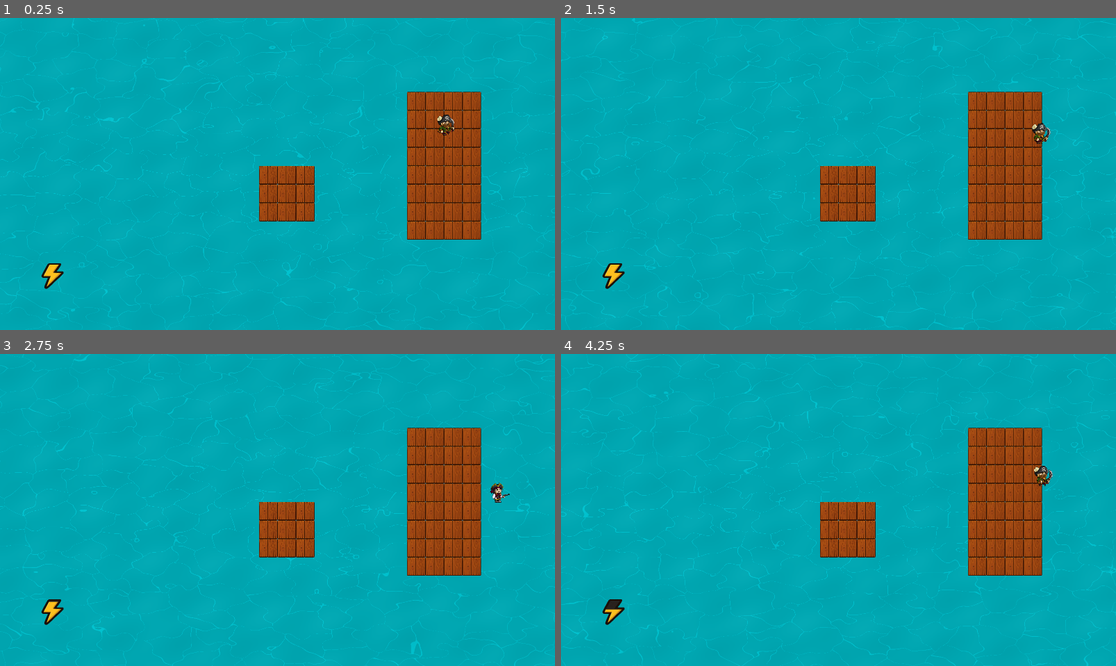
Above: before the commit, frames 1-4 (two rows, left to right).
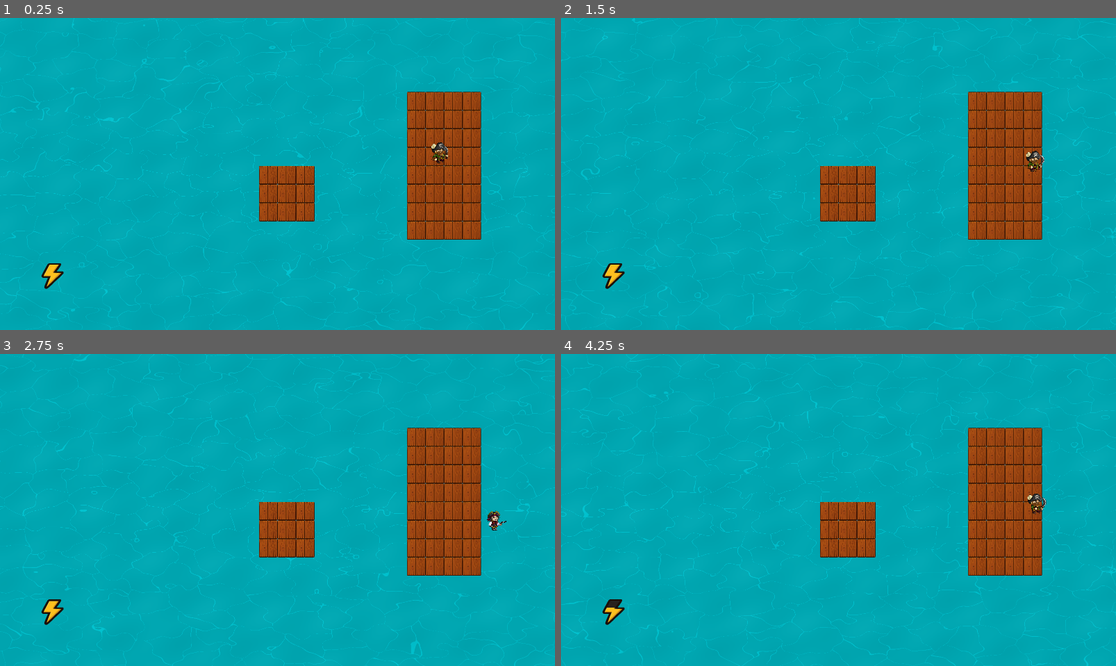
Above: after the commit, the same moments.

Repository: Maniutus/Balsa
Game: Godot game, scene res://Escenas/Main.tscn
Two runs of this game, one before a commit and one after it. Both use one fixed random seed, a clock stepped at 60 frames per second and the inputs below.
Inputs:
- Up to frame 1 (0.25 s): no input
- Up to frame 2 (1.5 s): hold Right (ui_right) 0.53-1.28 s; hold Down (ui_down) from 1.28 s (still down)
- Up to frame 3 (2.75 s): release Down (ui_down) at 2.03 s; hold Right (ui_right) from 2.03 s (still down)
- Up to frame 4 (4.25 s): release Right (ui_right) at 2.78 s; hold Up (ui_up) 2.78-3.53 s; hold Left (ui_left) from 3.53 s (still down)

The runs differ from the first frame. In frame 1, 0.3% of the frame differs, in the area x 77-82%, y 30-47%; in frame 2, 0.3%; in frame 3, 0.2%; in frame 4, 0.3%, in the area x 8-89%, y 35-82%.

Commit message:
disco calendario

Diff:
--- a/Escenas/Main.tscn
+++ b/Escenas/Main.tscn
@@ -53,8 +53,8 @@
 layer_0/tile_data = PackedInt32Array(655374, 0, 0, 655375, 0, 0, 589839, 0, 0, 589838, 0, 0, 524302, 0, 0, 524303, 0, 0 …(491 unchanged characters)…
 
 [node name="Jugador" parent="." instance=ExtResource("4_qpgdo")]
-position = Vector2(1546, 372)
+position = Vector2(1525, 468)
 scale = Vector2(0.35, 0.35)
 
 [node name="SpawnPoint" type="Node2D" parent="."]
-position = Vector2(941, 674)
+position = Vector2(1010, 614)
--- a/Escenas/enviroment.tscn
+++ b/Escenas/enviroment.tscn
@@ -1,22 +1,24 @@
-[gd_scene load_steps=3 format=3 uid="uid://66vx11cjlo3w"]
+[gd_scene load_steps=4 format=3 uid="uid://cjgwfg1eavi3g"]
 
-[ext_resource type="Script" uid="uid://d4b7m2sfltt41" path="res://Scripts/enviroment.gd" id="1_gcjfx"]
-[ext_resource type="Texture2D" uid="uid://cah5kkuvc70gj" path="res://Assets/Viento/pngfind.com-seta-png-1358028.png" id="2_vyo3i"]
+[ext_resource type="Script" path="res://Scripts/enviroment.gd" id="1_gcjfx"]
+[ext_resource type="Texture2D" uid="uid://cah5kkuvc70gj" path="res://Assets/Enviroment/Viento/pngfind.com-seta-png-1358028.png" id="2_vyo3i"]
+[ext_resource type="Texture2D" uid="uid://dnsw4c05v5nmo" path="res://Assets/Enviroment/Disco_Hora.png" id="3_dlfo4"]
 
 [node name="Enviroment" type="Node2D"]
 script = ExtResource("1_gcjfx")
 
-[node name="Ciclo_D_N" type="TextureProgressBar" parent="."]
-offset_right = 206.0
-offset_bottom = 164.0
-max_value = 1.0
-step = 0.0
-fill_mode = 4
+[node name="Sprites" type="Node2D" parent="."]
 
 [node name="Viento" type="Node2D" parent="."]
 position = Vector2(0, 1.52588e-05)
 
 [node name="Flecha" type="Sprite2D" parent="Viento"]
-position = Vector2(0, -209)
+position = Vector2(0, -526)
 scale = Vector2(0.345, 0.345)
 texture = ExtResource("2_vyo3i")
+
+[node name="Dia_Noche" type="Node2D" parent="."]
+rotation = 6.28319
+
+[node name="Disco_Tiempo" type="Sprite2D" parent="Dia_Noche"]
+texture = ExtResource("3_dlfo4")
Binary file added: Assets/Enviroment/Disco_Hora.png
Not shown, added: Assets/Enviroment/Disco_Hora.png.import
Renamed: Assets/Viento/pngfind.com-seta-png-1358028.png -> Assets/Enviroment/Viento/pngfind.com-seta-png-1358028.png
Not shown, changed: Assets/Enviroment/Viento/pngfind.com-seta-png-1358028.png.import
